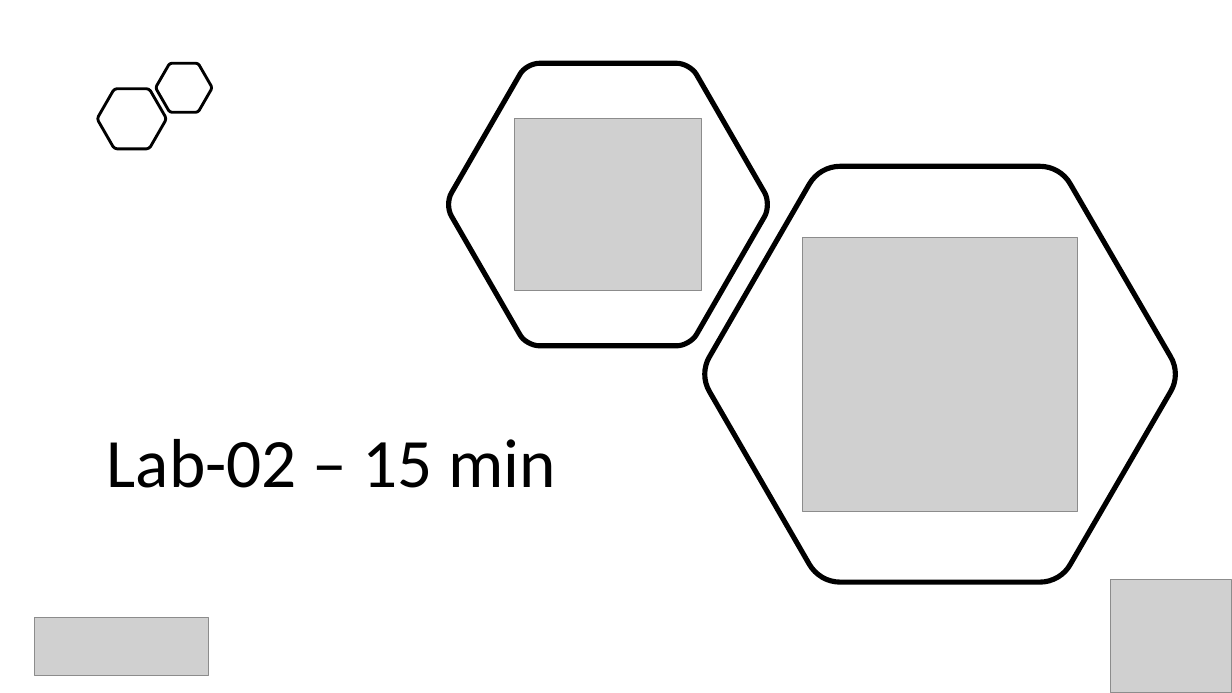
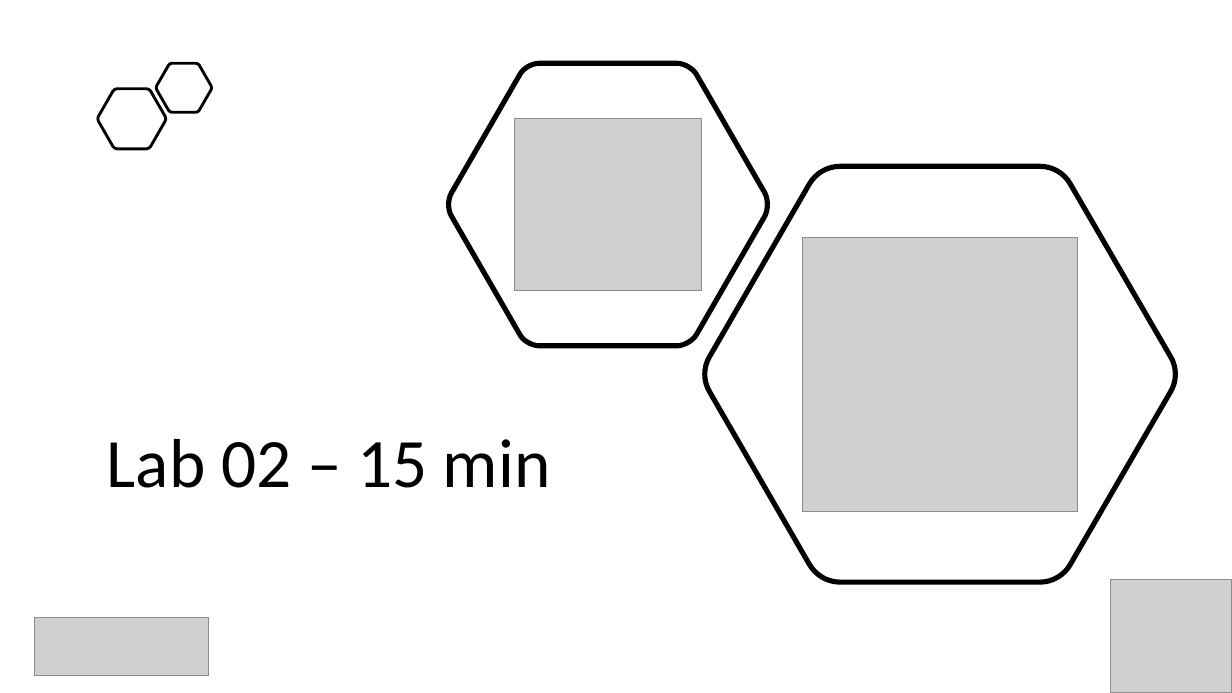
Before and after one commit to evgenyb/aks-workshops, a slide deck: slide 12 of 02-aks-advanced-configuration/slides/Advanced AKS Configuration.pptx. Drawn at 1232x693 pixels with LibreOffice and Linux fonts; fonts in the diff are those of the drawing; grey boxes stand for pictures. Boxes give left, top, right and bottom in pixels: in the first picture for what was removed or moved away, otherwise in the second. Text is boxed around its words. In the diff, an @@ line names an element or a change of style, - is before the commit and + after.

```diff
--- a/02-aks-advanced-configuration/slides/Advanced AKS Configuration.pptx
+++ b/02-aks-advanced-configuration/slides/Advanced AKS Configuration.pptx
@@ text at box(107, 439, 551, 488): text changed @@
-Lab-02 – 15 min
+Lab 02 – 15 min
```
Also in this commit, not shown: 1 other slide changed, 4 slides added, 2 other files.
